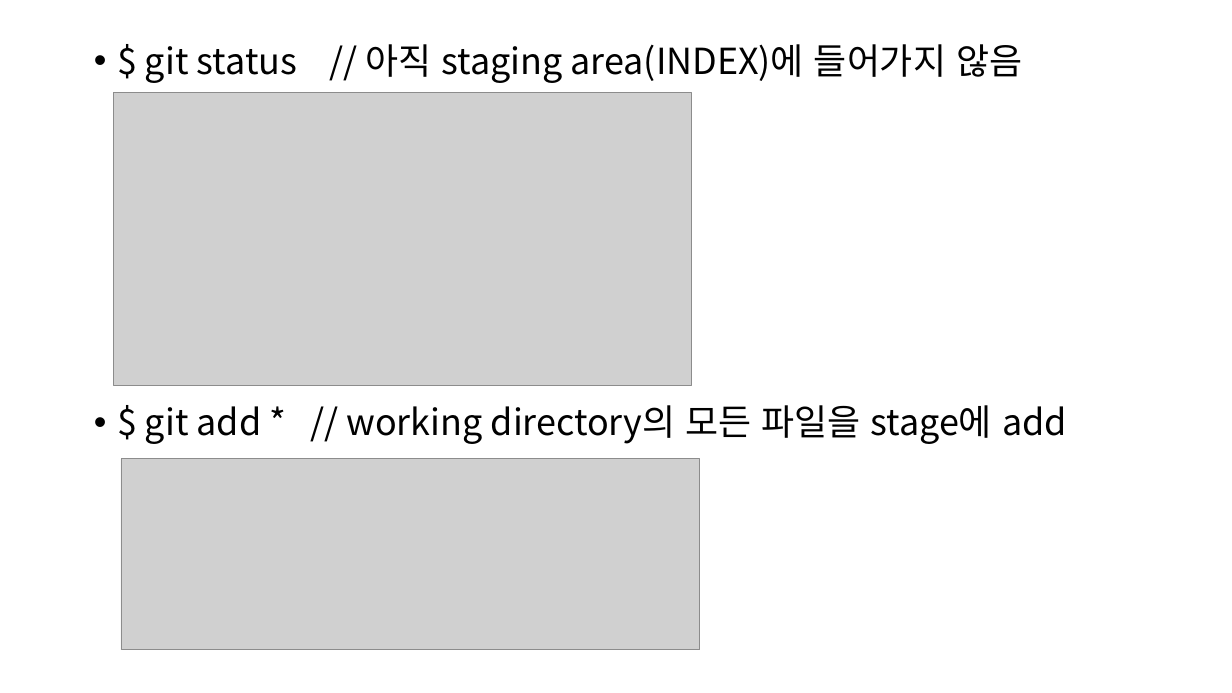
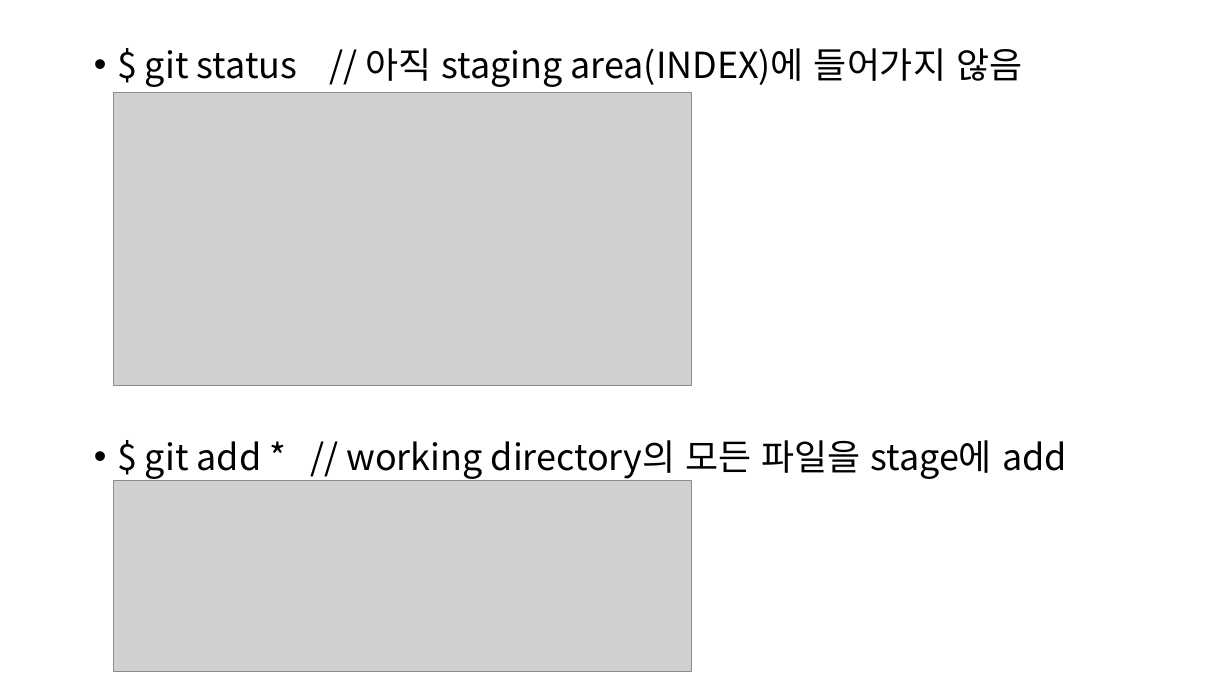
Before and after one commit to Open-Source-Programming/OpenSource-Lec, a slide deck: slide 13 of 09-Github1.pptx (slide 9 before the commit). Drawn at 1232x693 pixels with LibreOffice and Linux fonts; fonts in the diff are those of the drawing; grey boxes stand for pictures; background and template pictures are left out. Boxes give left, top, right and bottom in pixels: in the first picture for what was removed or moved away, otherwise in the second. Text is boxed around its words. In the diff, an @@ line names an element or a change of style, - is before the commit and + after.

Commit message:
git1과 git2를 합쳐 한 파일로 만듬

```diff
--- a/09-Github1.pptx
+++ b/09-Github1.pptx
@@ text "$ git status // 아직 ..." at (145, 48, 1067, 479): line spacing 0.9 to 1 @@
@@ picture: place and size @@
-picture at (121, 459, 700, 651)
+picture at (113, 481, 691, 672)
```
Also in this commit, not shown: 10 other slides changed, 16 slides added, 1 slide removed, 1 other file.
